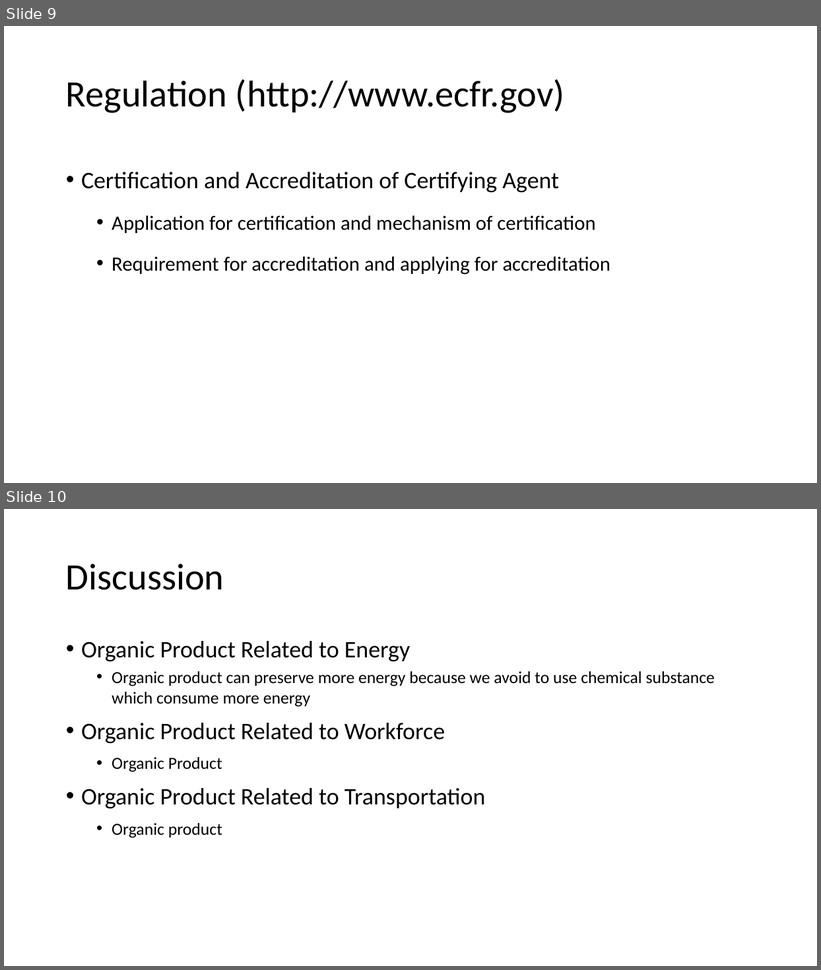
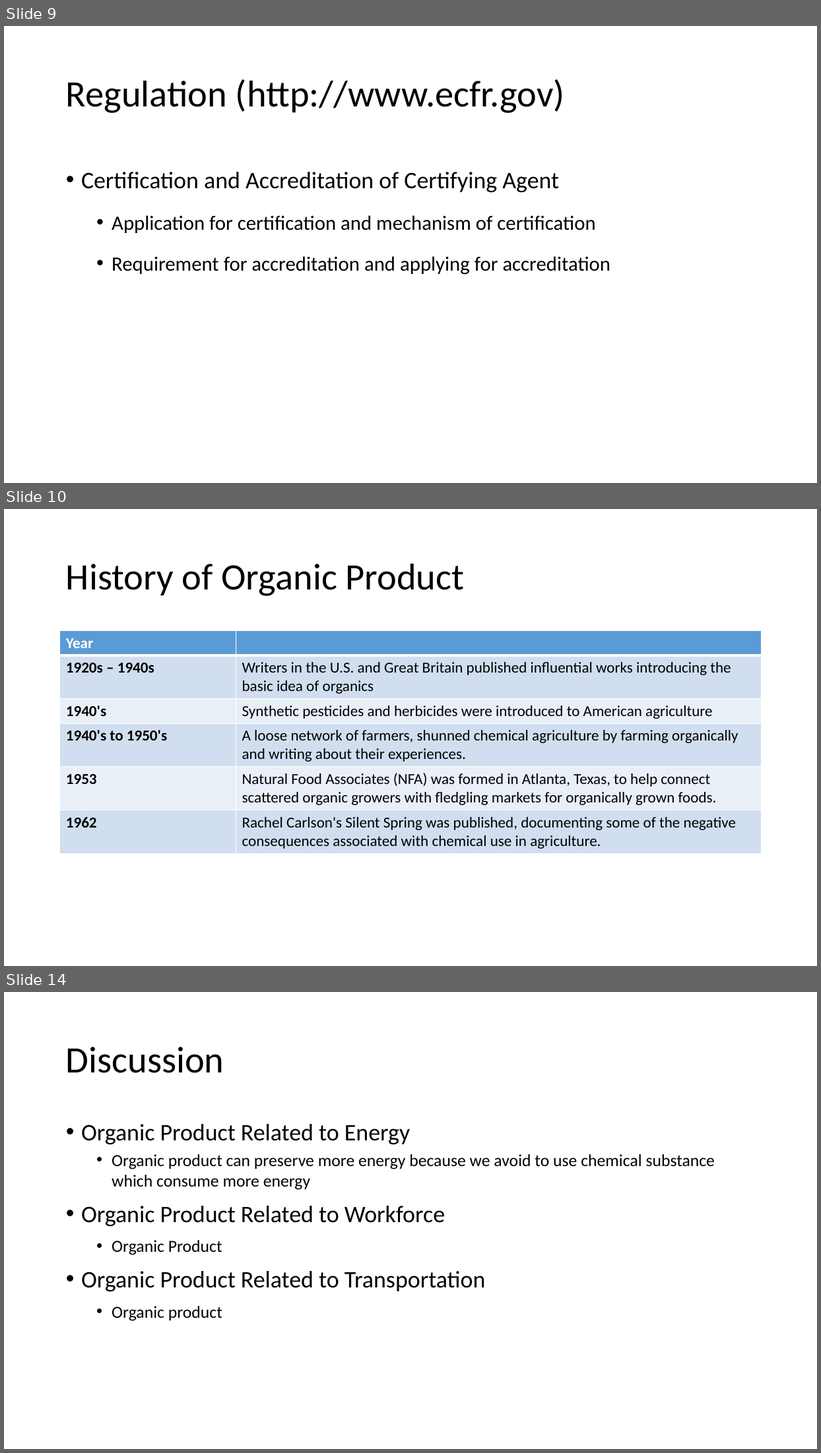
Before and after one commit to kurniawanbobby/seventh-floor, a slide deck: report/progress_definition_regulation.pptx. Shown one above the other, each under a label of ours: slides 9 and 10 before the commit, slides 9, 10 and 14 after it; the slides between them are not shown. The pictures are 821x970 and 821x1453 pixels, drawn with LibreOffice and Linux fonts; fonts in the diff are those of the drawing. Boxes give left, top, right and bottom in pixels: in the first picture for what was removed or moved away, otherwise in the second. Text is boxed around its words. In the diff, an @@ line names an element or a change of style, - is before the commit and + after.

```diff
--- a/report/progress_definition_regulation.pptx
+++ b/report/progress_definition_regulation.pptx
@@ slide 10 added at box(4, 509, 817, 966), background #FFFFFF @@
@@ title added at box(66, 563, 465, 596), 44 pt, text #000000 @@
+History of Organic Product
@@ table added at box(60, 631, 762, 852), 6 rows, 2 columns @@
+Year | 
+1920s – 1940s | Writers in the U.S. and Great Britain published influential works introducing the basic idea of organics
+1940's | Synthetic pesticides and herbicides were introduced to American agriculture
+1940's to 1950's | A loose network of farmers, shunned chemical agriculture by farming organically and writing about their experiences.
+1953 | Natural Food Associates (NFA) was formed in Atlanta, Texas, to help connect scattered organic growers with fledgling markets for organically grown foods.
+1962 | Rachel Carlson's Silent Spring was published, documenting some of the negative consequences associated with chemical use in agriculture.
@@ what was slide 10 is now slide 14 @@
```
Also in this commit, not shown: 3 other slides added, 6 other files.
